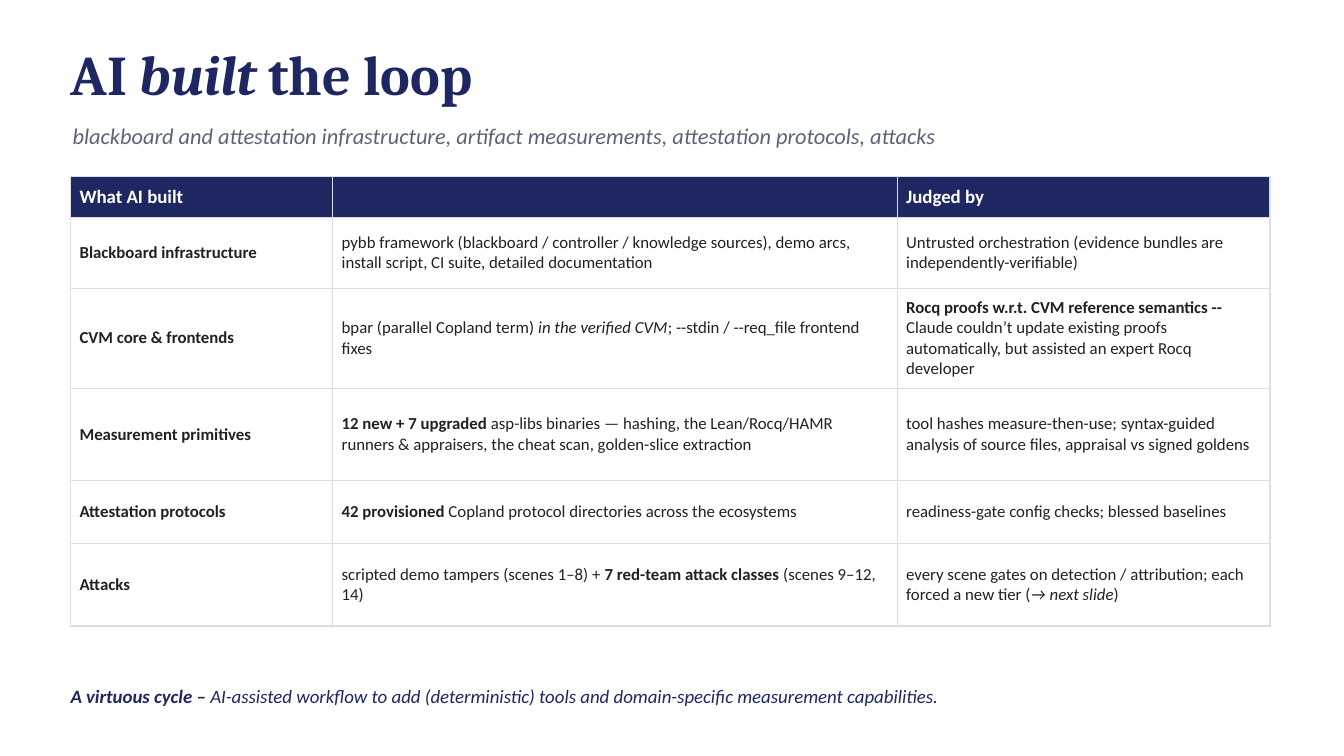
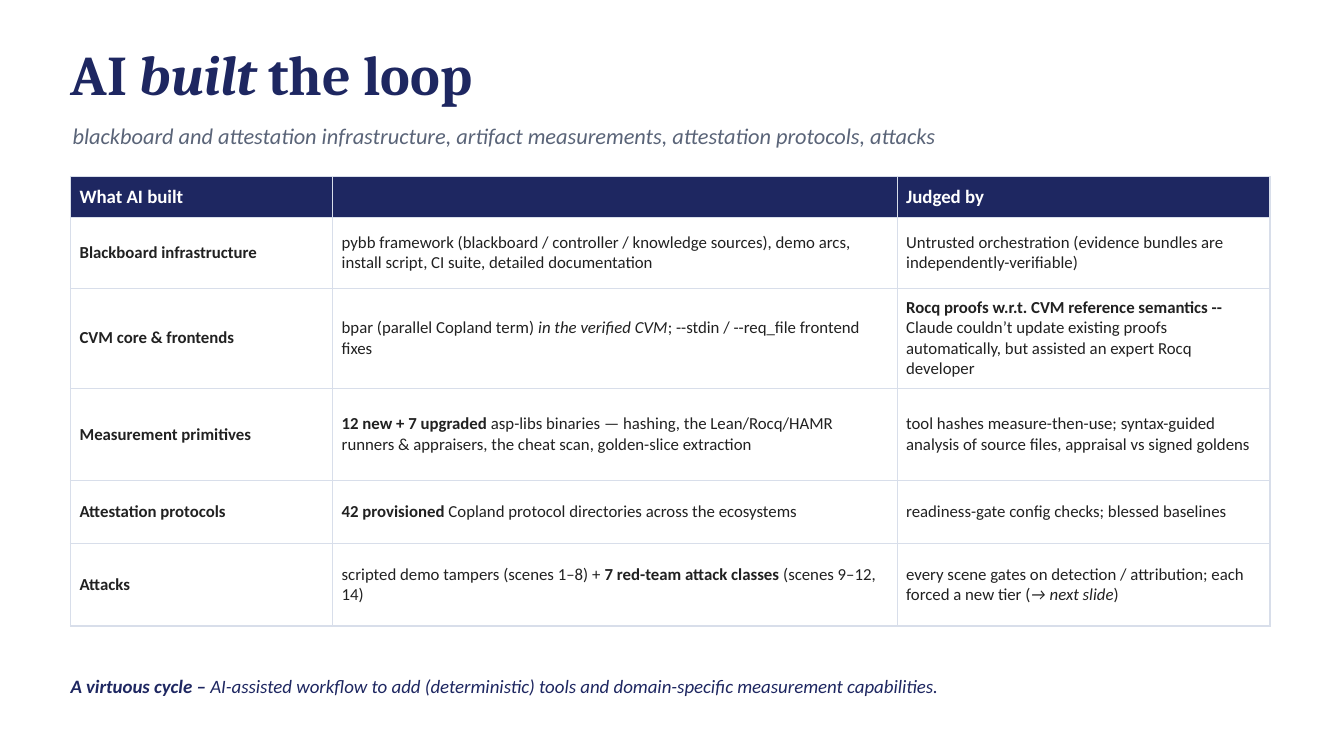
Before and after one commit to ku-sldg/pybb, a slide deck: slide 18 of docs/video_slides_draft.pptx. Drawn at 1344x756 pixels with LibreOffice and Linux fonts; fonts in the diff are those of the drawing. Boxes give left, top, right and bottom in pixels: in the first picture for what was removed or moved away, otherwise in the second. Text is boxed around its words. In the diff, an @@ line names an element or a change of style, - is before the commit and + after.

```diff
--- a/docs/video_slides_draft.pptx
+++ b/docs/video_slides_draft.pptx
@@ text "A virtuous cycle – AI-assisted ..." moved from (x1=71, y1=689, x2=938, y2=706) to (x1=71, y1=679, x2=938, y2=696) @@
```
Also in this commit, not shown: 10 other slides changed, 2 other files.
